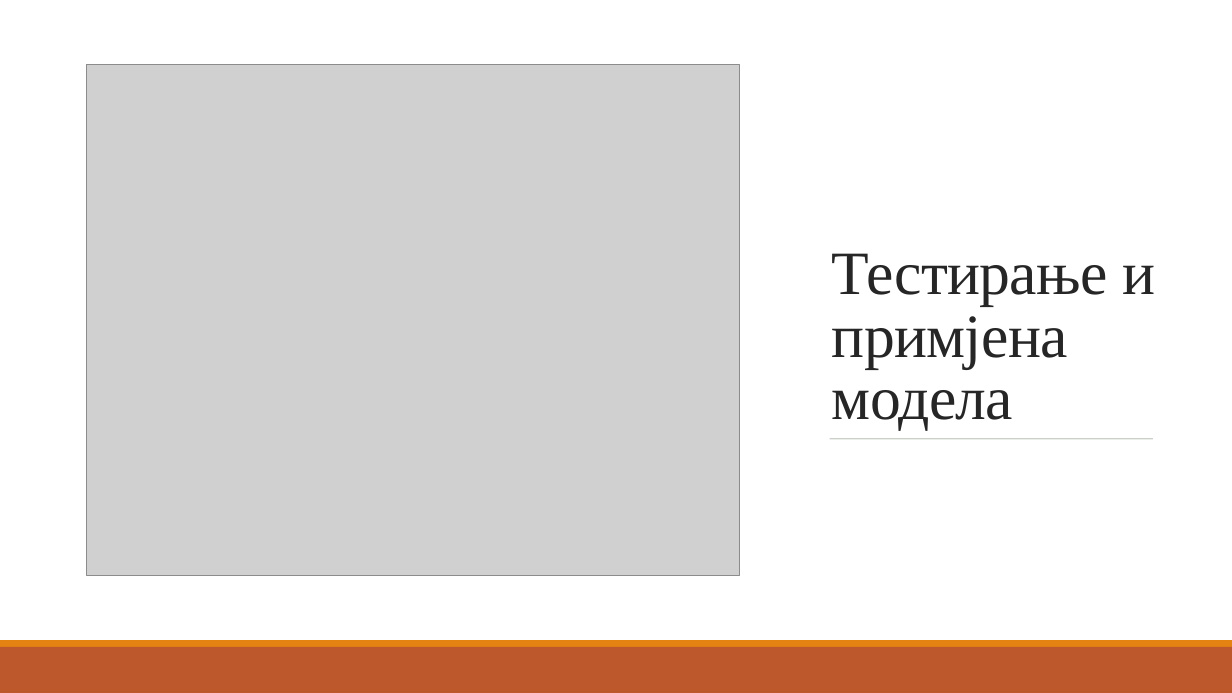
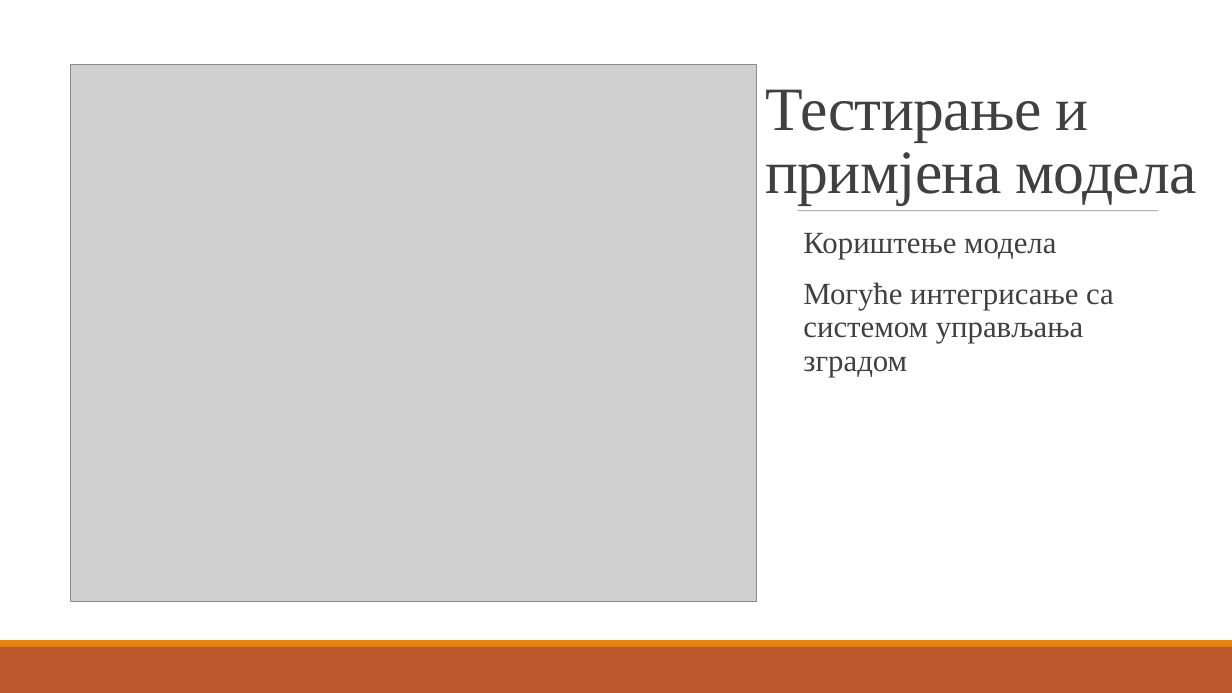
Before and after one commit to ChaosNik/Predicting-the-number-of-people-in-a-room, a slide deck: slide 13 of Presentation/Razvoj rješenja za predviđanje broja osoba u prostoriji.pptx. Drawn at 1232x693 pixels with LibreOffice and Linux fonts; fonts in the diff are those of the drawing; grey boxes stand for pictures. Boxes give left, top, right and bottom in pixels: in the first picture for what was removed or moved away, otherwise in the second. Text is boxed around its words. In the diff, an @@ line names an element or a change of style, - is before the commit and + after.

```diff
--- a/Presentation/Razvoj rješenja za predviđanje broja osoba u prostoriji.pptx
+++ b/Presentation/Razvoj rješenja za predviđanje broja osoba u prostoriji.pptx
@@ picture: place and size @@
-picture at [87, 65, 739, 576]
+picture at [70, 65, 757, 602]
@@ title "Тестирање и примјена модела": place and size @@
-title "Тестирање и примјена модела" at [832, 253, 1155, 431]
+title "Тестирање и примјена модела" at [766, 89, 1196, 205]
@@ title "Тестирање и примјена модела" at [766, 89, 1196, 205]: text colour #262626 to #404040 @@
@@ line added from (798, 211) to (1158, 211), #808080 0.5 pt @@
@@ text added at [803, 233, 1114, 377], 24 pt, text #404040 @@
+  Кориштење модела
+  Могуће интегрисање са системом управљања зградом
@@ line removed from (830, 439) to (1153, 439) @@
```
Also in this commit, not shown: 11 other slides changed, 1 other file.
